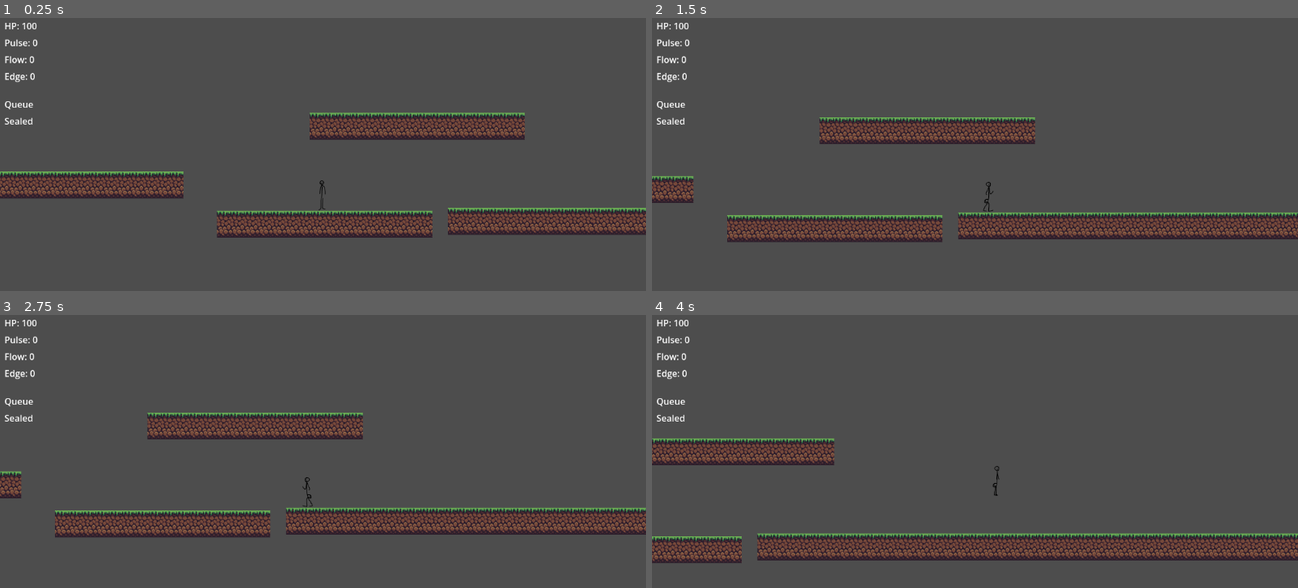
Above: before the commit, frames 1-4 (two rows, left to right).
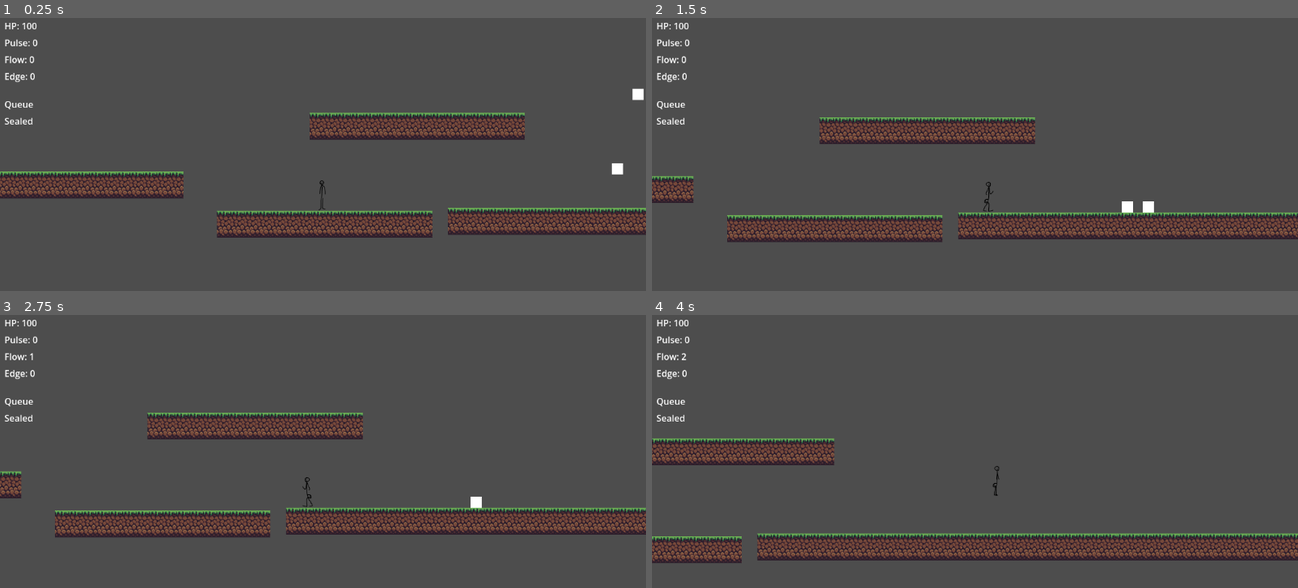
Above: after the commit, the same moments.

Repository: scalaragg/individual_projekt
Game: Godot game, scene res://tscns/main.tscn
Two runs of this game, one before a commit and one after it. Both use one fixed random seed, a clock stepped at 60 frames per second and the inputs below.
Inputs (mouse positions are in pixels of both pictures, inside the frame that each line leads up to):
- Up to frame 1 (0.25 s): no input
- Up to frame 2 (1.5 s): move the mouse to (1117, 173) at 0.52 s; hold D (move_right) from 0.53 s (still down); click (1117, 173) at 0.6 s; tap Space (jump) at 0.77 s; tap 1 (weapon_1) at 0.8, 1.35 s; move the mouse to (845, 211) at 1.27 s
- Up to frame 3 (2.75 s): tap Space (jump) at 1.52 s; tap 2 (weapon_2) at 1.55, 2.1 s; move the mouse to (387, 410) at 2.02 s; release D (move_right) at 2.03 s; hold A (move_left) from 2.03 s (still down); tap 3 (weapon_3) at 2.3 s
- Up to frame 4 (4 s): move the mouse to (942, 563) at 2.77 s; release A (move_left) at 2.78 s; hold D (move_right) from 2.78 s (still down); tap 3 (weapon_3) at 2.85 s; tap Space (jump) at 3.02, 3.77 s; click (942, 563) at 3.05 s; move the mouse to (1168, 544) at 3.52 s; tap Ctrl (Shift) at 3.6 s; tap 1 (weapon_1) at 3.8 s

The runs differ from the first frame. In frame 1, 0.2% of the frame differs, in the area x 94-100%, y 25-58%; in frame 2, 0.1%; in frame 3, less than 0.1%; in frame 4, less than 0.1%.

Commit message:
ядро переделано

Diff:
--- a/echo-weaver-prototype-(copy)/resources/weapon_data.gd
+++ b/echo-weaver-prototype-(copy)/resources/weapon_data.gd
@@ -10,7 +10,12 @@
 @export var weapon_type: WeaponType
 
 @export var weapon_name: String = "Sword"
+
 @export var damage: int = 10
 @export var attack_range: float = 50.0
-@export var attack_cooldown: float = 0.6
-@export var effects: Array[String] = []
+@export var attack_cooldown: float = 0.5
+
+@export var knockback: float = 200.0
+
+@export var orb_slots: int = 3
+@export var inserted_orbs: Array[String] = []
--- a/echo-weaver-prototype-(copy)/resources/weapons/hammer.tres
+++ b/echo-weaver-prototype-(copy)/resources/weapons/hammer.tres
@@ -7,6 +7,6 @@
 weapon_type = 1
 weapon_name = "Hammer"
 damage = 25
-attack_range = 30.0
 attack_cooldown = 2.0
+knockback = 500.0
 metadata/_custom_type_script = "uid://ctshf1pcdvfac"
--- a/echo-weaver-prototype-(copy)/resources/weapons/spear.tres
+++ b/echo-weaver-prototype-(copy)/resources/weapons/spear.tres
@@ -6,6 +6,7 @@
 script = ExtResource("1_jk5lq")
 weapon_type = 2
 weapon_name = "Spear"
-attack_range = 70.0
-attack_cooldown = 1.0
+attack_range = 100.0
+attack_cooldown = 0.7
+knockback = 100.0
 metadata/_custom_type_script = "uid://ctshf1pcdvfac"
--- a/echo-weaver-prototype-(copy)/resources/weapons/sword.tres
+++ b/echo-weaver-prototype-(copy)/resources/weapons/sword.tres
@@ -4,4 +4,6 @@
 
 [resource]
 script = ExtResource("1_g5ko2")
+attack_cooldown = 0.4
+knockback = 150.0
 metadata/_custom_type_script = "uid://ctshf1pcdvfac"
--- a/echo-weaver-prototype-(copy)/scripts/Orbs.gd
+++ b/echo-weaver-prototype-(copy)/scripts/Orbs.gd
@@ -31,8 +31,8 @@
 		var distance = global_position.distance_to(player.global_position)
 
 		if distance <= 61:
-			if player.has_method("add_thread"):
+			if player.has_method("add_orb"):
 				player.add_orb(orb_type)
-			queue_free()
+				queue_free()
 
 	move_and_slide()
--- a/echo-weaver-prototype-(copy)/scripts/character_body_2d.gd
+++ b/echo-weaver-prototype-(copy)/scripts/enemy.gd
@@ -3,6 +3,7 @@
 @export var health = 20
 @export var thread_scene: PackedScene
 @export var speed = 200
+var knockback_velocity = Vector2.ZERO
 
 var gravity = ProjectSettings.get_setting("physics/2d/default_gravity")
 var player_in_range = false
@@ -18,6 +19,9 @@
 
 	if health <= 0:
 		die()
+
+func apply_knockback(force):
+	knockback_velocity = force
 
 func die():
 	if thread_scene:
@@ -40,6 +44,9 @@
 		player_in_range = false
 		print("ИГРОК ВЫШЕЛ")
 
+
+
+
 func _physics_process(delta: float) -> void:
 	# гравитация
 	if not is_on_floor():
@@ -61,5 +68,7 @@
 			player.take_damage(10)
 			attack_timer = attack_cooldown
 
+	velocity += knockback_velocity
+	knockback_velocity = knockback_velocity.lerp(Vector2.ZERO, 8 * delta)
 
 	move_and_slide()
--- a/echo-weaver-prototype-(copy)/scripts/melee_hit.gd
+++ b/echo-weaver-prototype-(copy)/scripts/melee_hit.gd
@@ -1,22 +1,45 @@
 extends Area2D
 
 @export var damage: int = 5
+@export var knockback: float = 100
+
 var effects: Array[String] = []
 
 @export var time_alive: float = 0.1
+
 var timer: float = 0.0
-
 
 func _ready():
 	timer = time_alive
-	print("melee ready")
 
 func _on_body_entered(body):
 	if body.is_in_group("enemy"):
 		if body.has_method("take_damage"):
-			body.take_damage(damage)
+			var final_damage = damage
+
+			# RED ORB
+			for effect in effects:
+				if effect == "red":
+					final_damage += 2
+			body.take_damage(final_damage)
+
+			# KNOCKBACK
+			if body.has_method("apply_knockback"):
+				var direction = (
+					body.global_position - global_position
+				).normalized()
+				body.apply_knockback(direction * knockback)
+
+			# GREEN ORB
+			for effect in effects:
+				if effect == "green":
+					var player = get_tree().get_first_node_in_group("player")
+					if player != null:
+						player.heal(2)
 
 func _physics_process(delta):
+
 	timer -= delta
+
 	if timer <= 0:
 		queue_free()
--- a/echo-weaver-prototype-(copy)/scripts/player.gd
+++ b/echo-weaver-prototype-(copy)/scripts/player.gd
@@ -4,7 +4,12 @@
 const SWORD = preload("res://resources/weapons/sword.tres")
 const HAMMER = preload("res://resources/weapons/hammer.tres")
 const SPEAR = preload("res://resources/weapons/spear.tres")
-@export var weapon: WeaponData
+
+var inventory: Array[WeaponData] = []
+
+var current_weapon_index = 0
+var weapon: WeaponData
+
 @export var speed: float = 300.0
 @export var acceleration: float = 5000.0
 @export var friction: float = 3000.0
@@ -19,7 +24,26 @@
 var melee_cooldown = 0.0
 var melee_delay = 1
 
+#---------- equip weapon func --------------
+
+
+
+func equip_weapon(index):
+
+	if index < 0 or index >= inventory.size():
+		return
+
+	current_weapon_index = index
+	weapon = inventory[index]
+
+	print("Экипировано:", weapon.weapon_name)
+
+
+
 # ------------------- УРОН -------------------
+
+
+
 func take_damage(damage: int):
 	print("Игрок атакован")
 	health -= damage
@@ -32,30 +56,62 @@
 	print("Игрок умер")
 	get_tree().reload_current_scene()
 
+
+
 # ------------------- АТАКА -------------------
 func attack():
+
+	if melee_scene == null:
+		return
+
 	var hit = melee_scene.instantiate()
-
 	var damage = 5
 	var attack_range = 20
+	var knockback = 100.0
 
 	if weapon != null:
 		damage = weapon.damage
 		attack_range = weapon.attack_range
-		melee_delay = weapon.attack_cooldown
+		knockback = weapon.knockback
 
 	var offset = attack_range
 
 	if facing_direction == -1:
 		offset = -attack_range
-
-	hit.global_position = global_position + Vector2(offset, 0)
-
+	var hit_position = offset
+	var collision = hit.get_node("CollisionShape2D")
+	var shape = collision.shape
+	var sprite = hit.get_node("Sprite2D")
+
+	if weapon.weapon_type == WeaponData.WeaponType.HAMMER:
+		shape.size = Vector2(80, 80)
+		hit_position *= 0.8
+		sprite.scale = Vector2(2, 2)
+		sprite.modulate = Color.RED
+
+	elif weapon.weapon_type == WeaponData.WeaponType.SPEAR:
+		shape.size = Vector2(140, 25)
+		hit_position *= 1.0
+		sprite.scale = Vector2(100, 100)
+		sprite.modulate = Color.BLUE
+
+	else:
+		shape.size = Vector2(50, 40)
+		sprite.scale = Vector2(1, 1)
+		sprite.modulate = Color.WHITE
+
+	hit.global_position = global_position + Vector2(hit_position, 0)
 	hit.damage = damage
-
-	print("дальность атаки:", attack_range, " урон:", damage)
+	hit.knockback = knockback
+	if weapon != null:
+		hit.effects = weapon.inserted_orbs.duplicate()
 
 	get_parent().add_child(hit)
+
+	print("АТАКА:")
+	print("оружие:", weapon.weapon_name)
+	print("урон:", damage)
+	print("орбы:", weapon.inserted_orbs)
 
 # ------------------- ПРЫЖОК -------------------
 var max_jump = 2
@@ -123,12 +179,29 @@
 		dash_cooldown_timer -= delta
 
 
-
-
-
-
-
-
+# -------- Орбы -----------
+
+func insert_orb(orb_type: String):
+
+	if weapon == null:
+		return
+
+	if weapon.inserted_orbs.size() >= weapon.orb_slots:
+		print("Нет свободных слотов")
+		return
+
+	weapon.inserted_orbs.append(orb_type)
+
+	print("Вставлен orb:", orb_type)
+	print(weapon.inserted_orbs)
+
+func _ready():
+
+	inventory.append(SWORD)
+	inventory.append(HAMMER)
+	inventory.append(SPEAR)
+
+	equip_weapon(0)
 
 # ------------------- ПУССSICS -------------------
 
@@ -136,16 +209,19 @@
 
 func _physics_process(delta):
 	if Input.is_action_just_pressed("weapon_1"):
-		weapon = SWORD
-		print("Экипирован меч")
+		equip_weapon(0)
 
 	if Input.is_action_just_pressed("weapon_2"):
-		weapon = HAMMER
-		print("Экипирован молот")
+		equip_weapon(1)
 
 	if Input.is_action_just_pressed("weapon_3"):
-		weapon = SPEAR
-		print("Экипировано копьё")
+		equip_weapon(2)
+
+	if Input.is_action_just_pressed("ui_page_up"):
+		insert_orb("red")
+
+	if Input.is_action_just_pressed("ui_page_down"):
+		insert_orb("green")
 
 	if Input.is_action_just_pressed("ui_cancel"):
 		get_tree().change_scene_to_file("res://menu.tscn")
--- a/echo-weaver-prototype-(copy)/tscns/Enemy.tscn
+++ b/echo-weaver-prototype-(copy)/tscns/Enemy.tscn
@@ -1,6 +1,6 @@
 [gd_scene format=3 uid="uid://ceoodsh3k7tj5"]
 
-[ext_resource type="Script" uid="uid://q2txvc7msx1k" path="res://scripts/character_body_2d.gd" id="1_tt7e2"]
+[ext_resource type="Script" uid="uid://q2txvc7msx1k" path="res://scripts/enemy.gd" id="1_tt7e2"]
 [ext_resource type="PackedScene" uid="uid://bla6q46k5lek4" path="res://tscns/Orbs.tscn" id="2_s7bn3"]
 
 [sub_resource type="RectangleShape2D" id="RectangleShape2D_s7bn3"]
--- a/echo-weaver-prototype-(copy)/tscns/Player.tscn
+++ b/echo-weaver-prototype-(copy)/tscns/Player.tscn
@@ -1,7 +1,6 @@
 [gd_scene format=3 uid="uid://cbihbbt0oeqsb"]
 
 [ext_resource type="Script" uid="uid://b2u2trq4qbq1s" path="res://scripts/player.gd" id="1_xhfnw"]
-[ext_resource type="Resource" uid="uid://b1r0l6yea7n20" path="res://resources/weapons/hammer.tres" id="2_7o0af"]
 [ext_resource type="Texture2D" uid="uid://dowph5nkfyrsi" path="res://assets/Frame 5.png" id="3_2y7wr"]
 [ext_resource type="PackedScene" uid="uid://642eo4q8xwfs" path="res://tscns/melee_hit.tscn" id="3_kne1u"]
 [ext_resource type="Texture2D" uid="uid://b4n8m0hcj8v4t" path="res://assets/move_left.png" id="4_rmf6e"]
@@ -114,7 +113,6 @@
 
 [node name="Player" type="CharacterBody2D" unique_id=2099586112 groups=["player"]]
 script = ExtResource("1_xhfnw")
-weapon = ExtResource("2_7o0af")
 melee_scene = ExtResource("3_kne1u")
 
 [node name="CollisionShape2D" type="CollisionShape2D" parent="." unique_id=939819596]
--- a/echo-weaver-prototype-(copy)/tscns/main.tscn
+++ b/echo-weaver-prototype-(copy)/tscns/main.tscn
@@ -3,6 +3,7 @@
 [ext_resource type="PackedScene" uid="uid://cbihbbt0oeqsb" path="res://tscns/Player.tscn" id="1_ig7tw"]
 [ext_resource type="PackedScene" uid="uid://ceoodsh3k7tj5" path="res://tscns/Enemy.tscn" id="3_h2yge"]
 [ext_resource type="Script" uid="uid://cbesuljs4735d" path="res://scripts/hud.gd" id="4_1bvp3"]
+[ext_resource type="PackedScene" uid="uid://bla6q46k5lek4" path="res://tscns/Orbs.tscn" id="5_d36ai"]
 [ext_resource type="PackedScene" uid="uid://bhtbuhewhw6wf" path="res://tscns/ground.tscn" id="5_lquwl"]
 
 [node name="Main" type="Node2D" unique_id=1044733990]
@@ -96,3 +97,9 @@
 
 [node name="ground" parent="." unique_id=2030380076 instance=ExtResource("5_lquwl")]
 position = Vector2(7, 55)
+
+[node name="Orbs2" parent="." unique_id=1524022052 instance=ExtResource("5_d36ai")]
+position = Vector2(529, -77)
+
+[node name="Orbs" parent="." unique_id=152044864 instance=ExtResource("5_d36ai")]
+position = Vector2(566, -210)
Renamed: echo-weaver-prototype-(copy)/scripts/character_body_2d.gd.uid -> echo-weaver-prototype-(copy)/scripts/enemy.gd.uid
